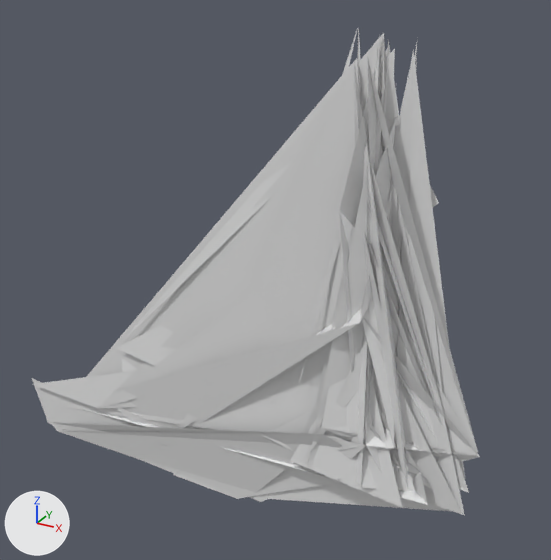
A saved change to the OBJ model extracted_meshes/Catherine_8F75CC84_v2.obj.
Camera for both pictures: a 50 mm lens placed at (248.0, -653.0, 576.0), pointed at (-136.0, 46.0, 227.0). The lights are fixed; the arrows at lower left show +X, +Y and +Z. The picture after the commit comes second. Where no turn or scale is listed for an object, it has been applied to the vertices. Vertices at exactly the same position are counted once.

Names of what the first picture shows: 'Catherine_8F75CC84_v2'.
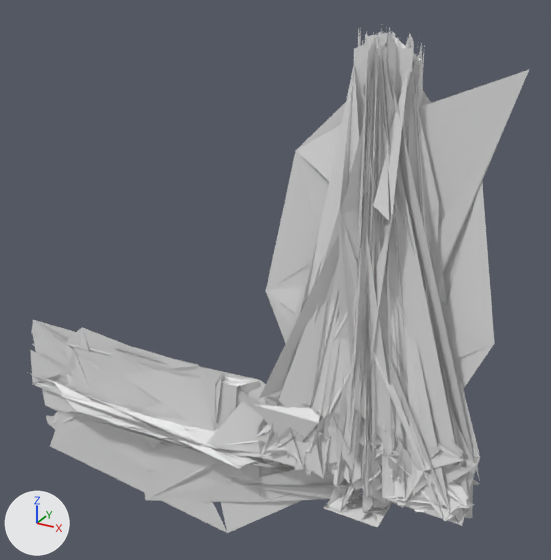
Patch to the scene script:
```diff
--- a/extracted_meshes/Catherine_8F75CC84_v2.obj.py
+++ b/extracted_meshes/Catherine_8F75CC84_v2.obj.py
@@ me_catherine_8f75cc84_v2 @@
 # used by ob_catherine_8f75cc84_v2; location = (0.0, 0.0, 0.0)
-me_catherine_8f75cc84_v2.from_pydata(...)  # 438 vertices, 473 faces; spans x -505.0..125.0, y -31.0..31.0, z -125.0..511.0
+me_catherine_8f75cc84_v2.from_pydata(...)  # 4749 vertices, 6665 faces; spans x -506.0..126.0, y -32.0..32.0, z -125.0..512.0
+# me_catherine_8f75cc84_v2 part 1: a new loose piece of 22 vertices spanning x -8.0..8.0, y -8.0..8.0, z 1.0..2.0
+# me_catherine_8f75cc84_v2 part 2: a new loose piece of 13 vertices spanning x -32.0..32.0, y -32.0..32.0, z 1.0
+# me_catherine_8f75cc84_v2 part 3: 7 vertices removed from x -7.0..32.0, y -5.0..31.0, z 58.0..504.0; 4247 vertices added at x -506.0..126.0, y -32.0..32.0, z -125.0..512.0
+# other edits to the shape of me_catherine_8f75cc84_v2 do not show in these pictures
```

Boxes (x1, y1, x2, y2) around the edits, measured in the pictures (551 x 560 px):
'Catherine_8F75CC84_v2', reshaped: before (32, 28, 480, 516); after (27, 27, 529, 533)
part 1 of me_catherine_8f75cc84_v2, added: after (352, 495, 363, 506)
part 2 of me_catherine_8f75cc84_v2, added: after (324, 500, 393, 527)
part 3 of me_catherine_8f75cc84_v2, built on (mostly hidden before): before (361, 43, 417, 386); after (30, 27, 529, 533)
